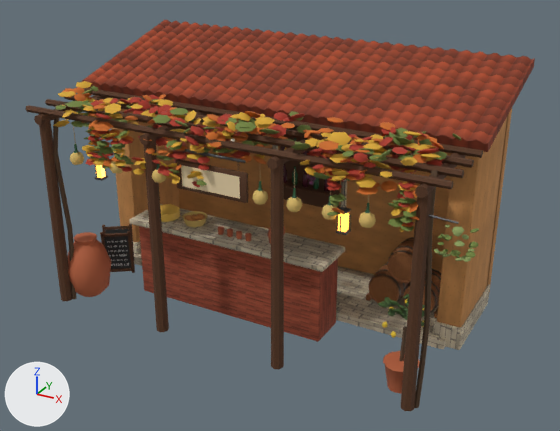
Two versions of the Blender file models/src/tavern-osteria.blend, one commit apart.
Rendered twice from a camera (50 mm lens) standing at (7.06, -12.41, 8.2) and looking at (0.33, -0.17, 2.08). Lighting does not change. The marker at lower left points along +X, +Y and +Z. The first picture is the older version.

The first picture shows 'sign_face', 'tavern_osteria'.
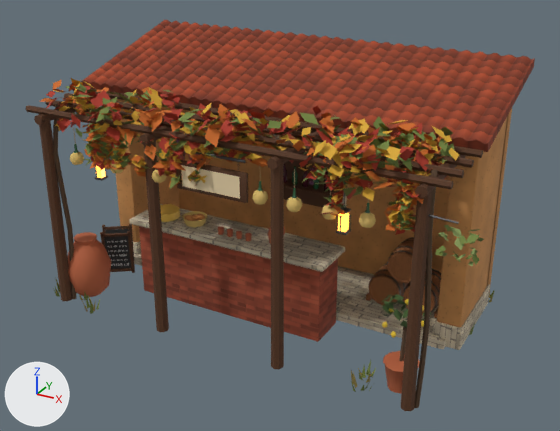
Pixel boxes [x1, y1, x2, y2] of what changed, in the pictures (560 x 431 px):
part 1 of me_tavern_osteria, rebuilt (not visible afterwards): before [185, 110, 197, 122]
part 2 of me_tavern_osteria, deleted: before [53, 81, 479, 326]
part 3 of me_tavern_osteria, built on: before [64, 89, 429, 313]; after [39, 78, 484, 392]
part 4 of me_tavern_osteria, added (mostly hidden): after [54, 278, 100, 314]
part 5 of me_tavern_osteria, added (mostly hidden): after [469, 291, 495, 335]
part 6 of me_tavern_osteria, surface changed: [116, 99, 490, 342] in both

What changed in the scene script:
```text
Add mat_grass_dry:
    mat_grass_dry = principled_material('Grass_Dry')
    mat_grass_dry.base_color = (0.323, 0.254, 0.0685)  # yellow #9a8a4a
    mat_grass_dry.roughness = 0.95
Add mat_grass:
    mat_grass = principled_material('Grass')
    mat_grass.base_color = (0.147, 0.195, 0.0423)  # dark green #6b7a3a
    mat_grass.roughness = 0.95
Change me_tavern_osteria:
    used by ob_tavern_osteria; location = (0.0, 0.0, 0.0)
    remove me_tavern_osteria.from_pydata(...)  # 22051 vertices, 25243 faces; spans x -4.27..4.72, y -2.38..2.5, z 0.0..5.11
    add me_tavern_osteria.from_pydata(...)  # 16153 vertices, 15221 faces; spans x -4.27..4.73, y -2.47..2.5, z 0.0..5.11
    me_tavern_osteria part 1: the loose piece of 20 vertices spanning x -0.67..-0.38, y -1.94..-1.69, z 4.33..4.47 is rebuilt with 5 vertices and now spans x -0.74..-0.38, y -1.98..-1.78, z 4.36..4.46, in mat_leaf_green (green #6e7f3a)
    me_tavern_osteria part 2: 576 loose pieces with 11520 vertices, spanning x -3.93..4.72, y -2.38..-0.53, z 1.34..4.54, are deleted
    me_tavern_osteria part 3: 17 vertices moved within x -2.64..3.65, y -2.13..-1.13, z 3.32..4.01; 1146 vertices removed from x -3.57..3.68, y -2.25..-0.47, z 1.43..4.53; 6363 vertices added at x -4.05..4.73, y -2.47..-0.42, z 0.0..4.63
    me_tavern_osteria part 4: 273 vertices added at x -4.23..-1.9, y -2.3..2.3, z 0.0..0.35
    me_tavern_osteria part 5: 147 vertices added at x 1.34..4.17, y 0.65..2.41, z 0.0..0.35
    me_tavern_osteria part 6: 216 kept faces spanning x -4.03..4.03, y -0.97..2.26, z 0.0..4.35 get new texture (UV) coordinates
    add me_tavern_osteria.materials.append(mat_grass)  # dark green #6b7a3a
    add me_tavern_osteria.materials.append(mat_grass_dry)  # yellow #9a8a4a
```
